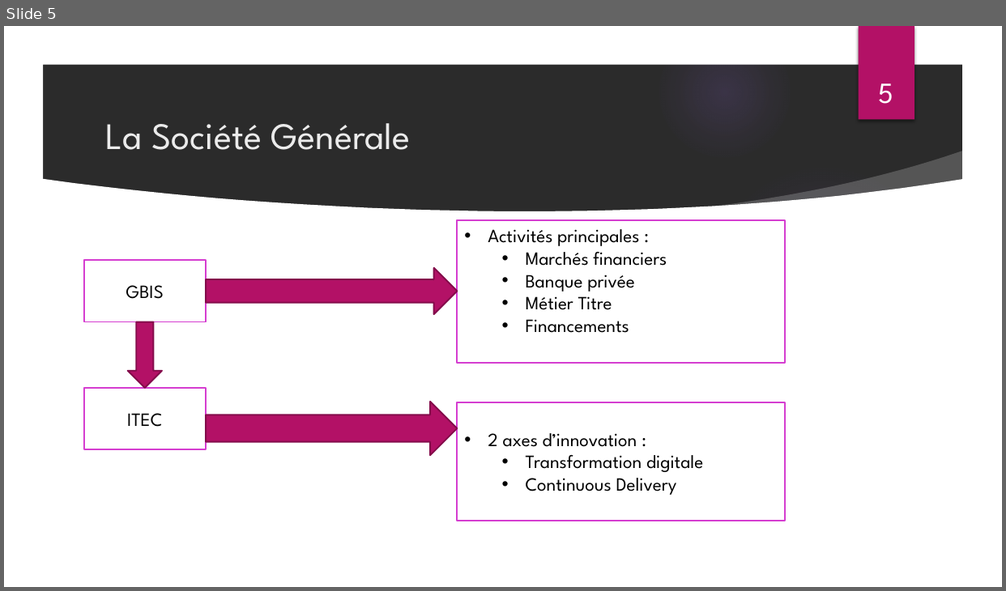
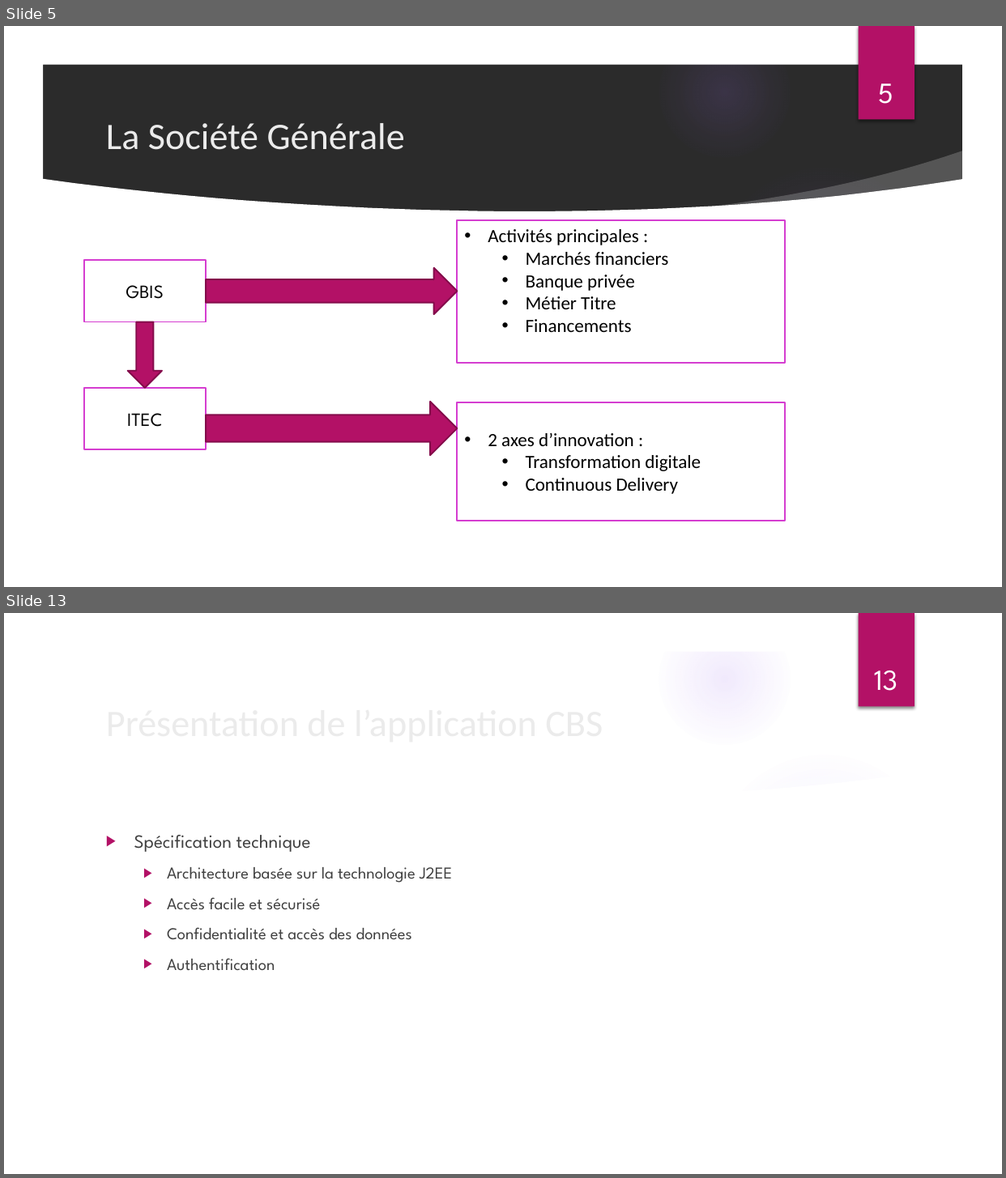
Before and after one commit to Thin-hinane/Rapport-de-stage-, a slide deck: PROJET IT DE GESTION DES OBLIGATIONS SECURISEES CBS.pptx. Shown one above the other, each under a label of ours: slide 5 before the commit, slides 5 and 13 after it; the slides between them are not shown. The pictures are 1006x591 and 1006x1178 pixels, drawn with LibreOffice and Linux fonts; fonts in the diff are those of the drawing; background and template pictures are left out; a plain dark background stands for a picture behind light text. Boxes give left, top, right and bottom in pixels: in the first picture for what was removed or moved away, otherwise in the second. Text is boxed around its words. In the diff, an @@ line names an element or a change of style, - is before the commit and + after.

```diff
--- a/PROJET IT DE GESTION DES OBLIGATIONS SECURISEES CBS.pptx
+++ b/PROJET IT DE GESTION DES OBLIGATIONS SECURISEES CBS.pptx
@@ slide 13 added at (4, 613, 1002, 1174), background picture (left out); not listed: 9 template elements that a slide beside it also shows @@
@@ page number added at (874, 671, 897, 691), 28 pt, text #FFFFFF @@
+13
@@ title added at (98, 692, 816, 750), 36 pt, text #EBEBEB @@
+Présentation de l’application CBS
@@ text added at (134, 835, 452, 971), 16 pt, text #404040 @@
+▶ Spécification technique
+  ▶ Architecture basée sur la technologie J2EE
+  ▶ Accès facile et sécurisé
+  ▶ Confidentialité et accès des données
+  ▶ Authentification
@@ slide 5 changed as well @@
@@ font League Spartan to Calibri in 3 elements at (106, 123, 405, 150), (457, 220, 785, 363), (457, 403, 785, 521) @@
```
Also in this commit, not shown: 5 other slides changed, 15 other slides added.
